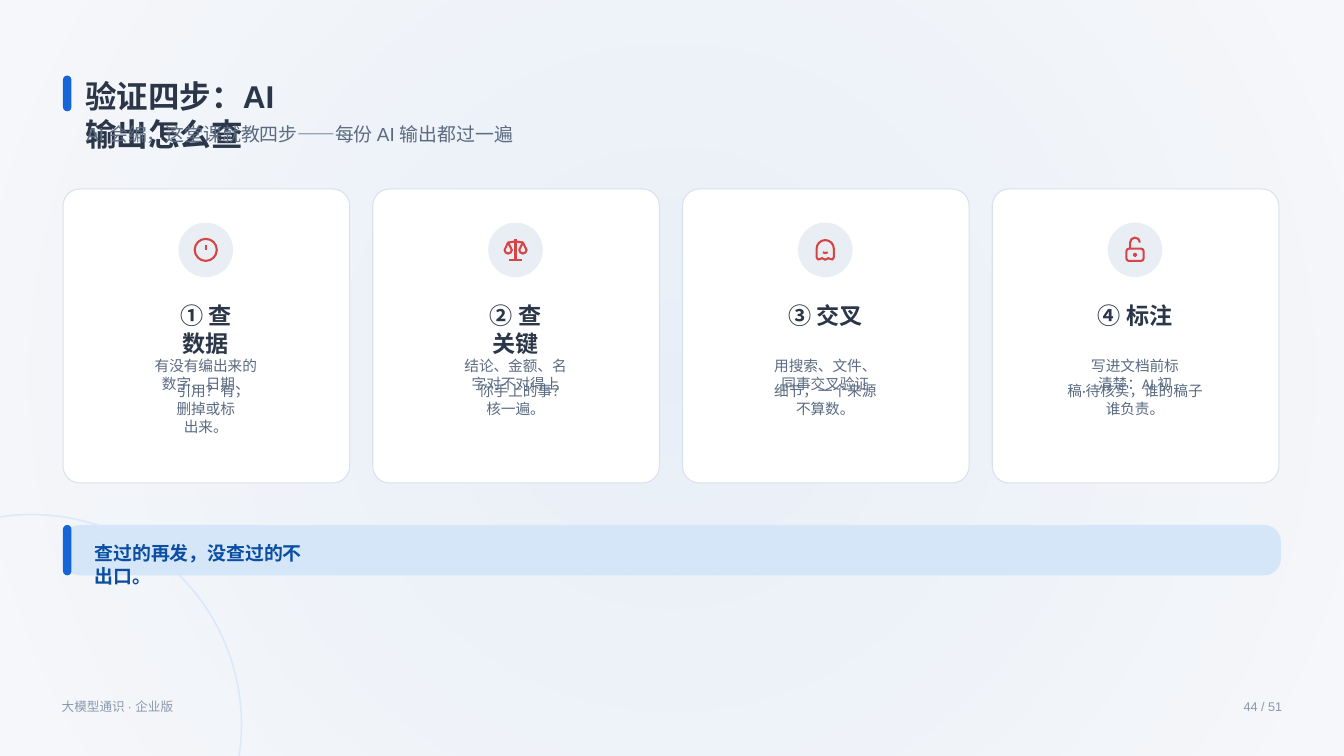
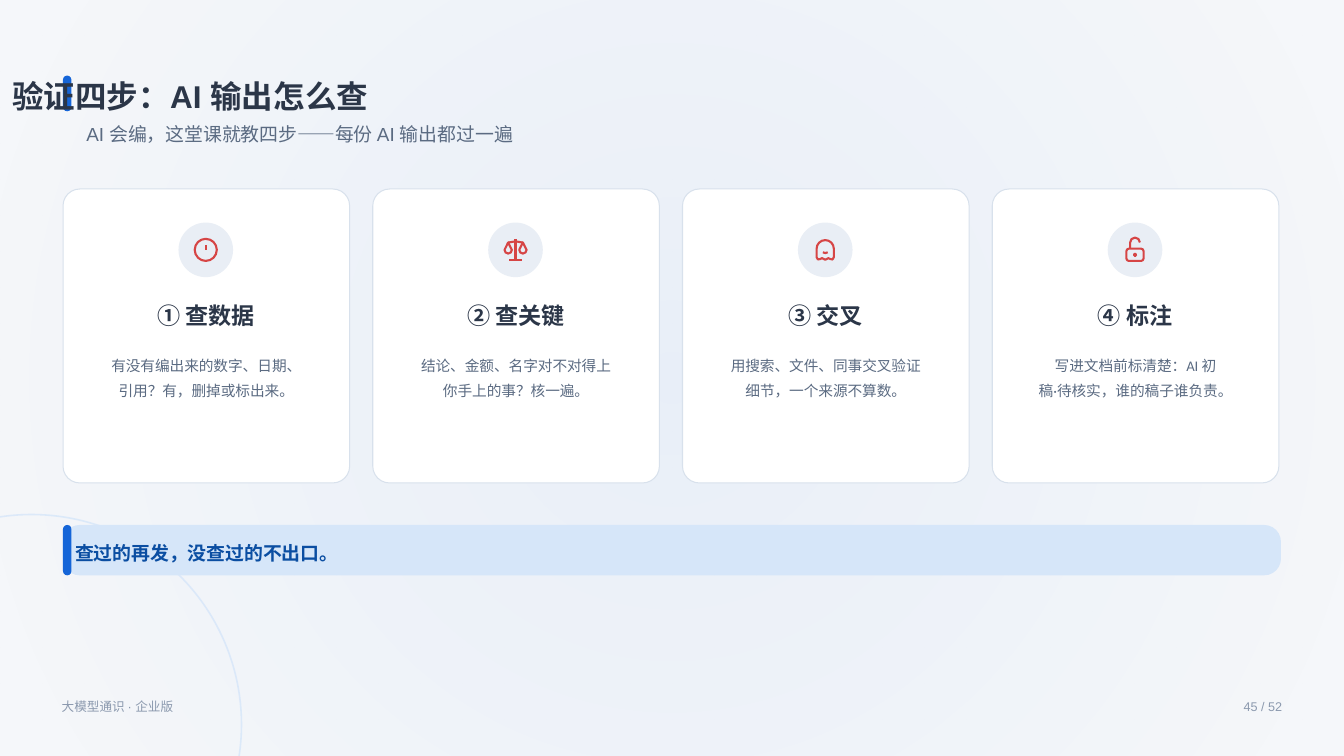
Before and after one commit to swift3000/qiyepinpeixun, a slide deck: slide 45 of 企业AI培训_交付包/初级课程_完整交付包/03_PPT课件/通用基础_PPT1_v3.pptx (slide 44 before the commit). Drawn at 1344x756 pixels with LibreOffice and Linux fonts; fonts in the diff are those of the drawing. Boxes give left, top, right and bottom in pixels: in the first picture for what was removed or moved away, otherwise in the second. Text is boxed around its words. In the diff, an @@ line names an element or a change of style, - is before the commit and + after.

```diff
--- a/企业AI培训_交付包/初级课程_完整交付包/03_PPT课件/通用基础_PPT1_v3.pptx
+++ b/企业AI培训_交付包/初级课程_完整交付包/03_PPT课件/通用基础_PPT1_v3.pptx
@@ text "验证四步：AI 输出怎么查" rewrapped from [85, 81, 274, 149] to [12, 76, 368, 112] @@
@@ text "① 查数据" rewrapped from [180, 304, 231, 358] to [158, 304, 255, 326] @@
@@ text "② 查关键" rewrapped from [490, 304, 541, 354] to [467, 304, 565, 326] @@
@@ text "有没有编出来的数字、日期、" rewrapped from [155, 358, 257, 393] to [111, 358, 301, 372] @@
@@ text "结论、金额、名字对不对得上" rewrapped from [464, 358, 566, 393] to [421, 358, 611, 372] @@
@@ text "用搜索、文件、同事交叉验证" rewrapped from [774, 358, 876, 393] to [731, 358, 921, 372] @@
@@ text "写进文档前标清楚：AI 初" rewrapped from [1091, 358, 1179, 393] to [1055, 358, 1217, 372] @@
@@ text "引用？有，删掉或标出来。" rewrapped from [177, 382, 250, 433] to [119, 383, 294, 398] @@
@@ text "你手上的事？核一遍。" rewrapped from [479, 382, 567, 415] to [443, 383, 589, 397] @@
@@ text "细节，一个来源不算数。" rewrapped from [774, 382, 876, 415] to [745, 383, 906, 397] @@
@@ text "稿·待核实，谁的稿子谁负责。" rewrapped from [1067, 382, 1202, 415] to [1039, 383, 1233, 398] @@
@@ text "查过的再发，没查过的不出口。" rewrapped from [95, 544, 302, 585] to [75, 544, 338, 563] @@
@@ text at [1244, 702, 1282, 711]: text changed @@
-44 / 51
+45 / 52
```
Also in this commit, not shown: 41 other slides changed, 1 slide added.
